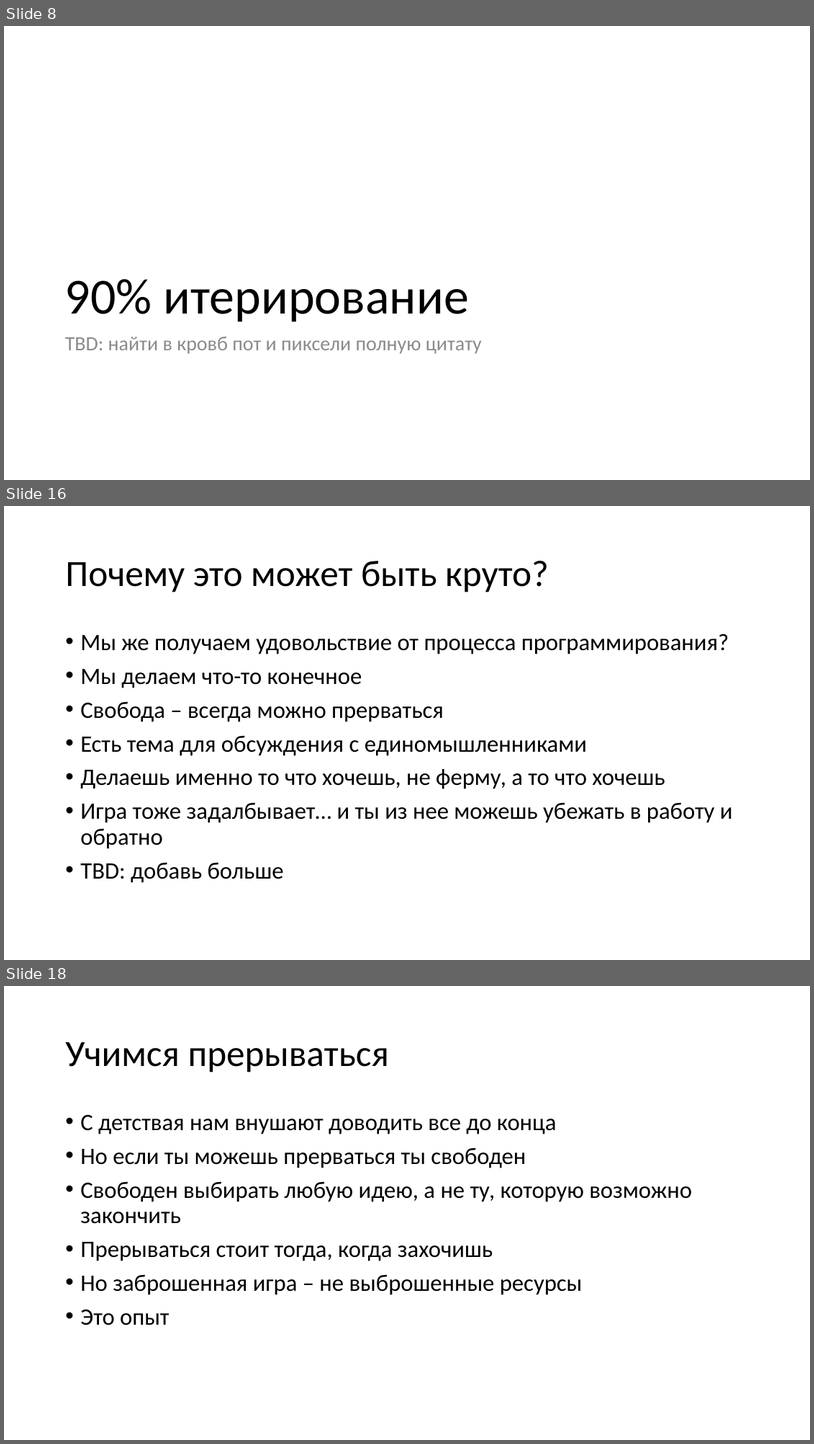
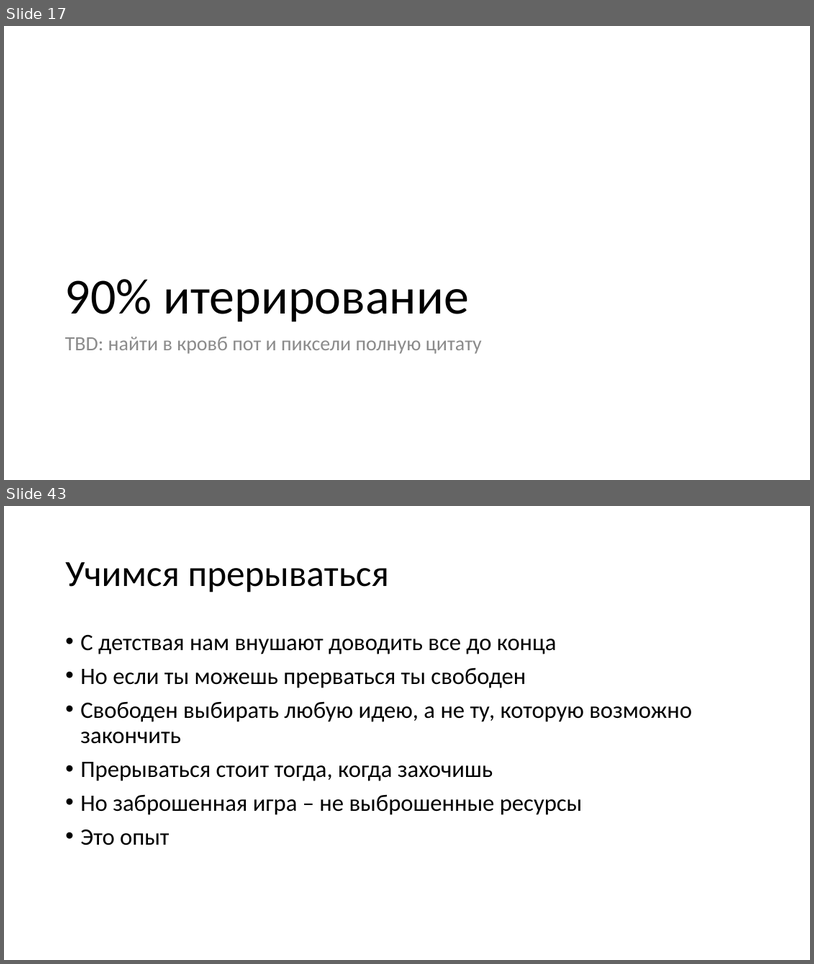
Before and after one commit to kugushev/presentations, a slide deck: 2020_GameDev-As-Hobby/Presentation.pptx. Shown one above the other, each under a label of ours: slides 8, 16 and 18 before the commit, slides 17 and 43 after it; the slides between them are not shown. The pictures are 814x1444 and 814x964 pixels, drawn with LibreOffice and Linux fonts; fonts in the diff are those of the drawing. Boxes give left, top, right and bottom in pixels: in the first picture for what was removed or moved away, otherwise in the second. Text is boxed around its words. In the diff, an @@ line names an element or a change of style, - is before the commit and + after.

```diff
--- a/2020_GameDev-As-Hobby/Presentation.pptx
+++ b/2020_GameDev-As-Hobby/Presentation.pptx
@@ slide 16 removed at [4, 506, 810, 960], background #FFFFFF @@
@@ title removed at [65, 561, 549, 592] @@
-Почему это может быть круто?
@@ text removed at [80, 633, 733, 883] @@
-• Мы же получаем удовольствие от процесса программирования?
-• Мы делаем что-то конечное
-• Свобода – всегда можно прерваться
-• Есть тема для обсуждения с единомышленниками
-• Делаешь именно то что хочешь, не ферму, а то что хочешь
-• Игра тоже задалбывает… и ты из нее можешь убежать в работу и обратно
-• TBD: добавь больше
@@ what was slide 8 is now slide 17 @@
@@ what was slide 18 is now slide 43 @@
```
Also in this commit, not shown: 5 slides changed, 28 slides added, 10 other slides removed.
